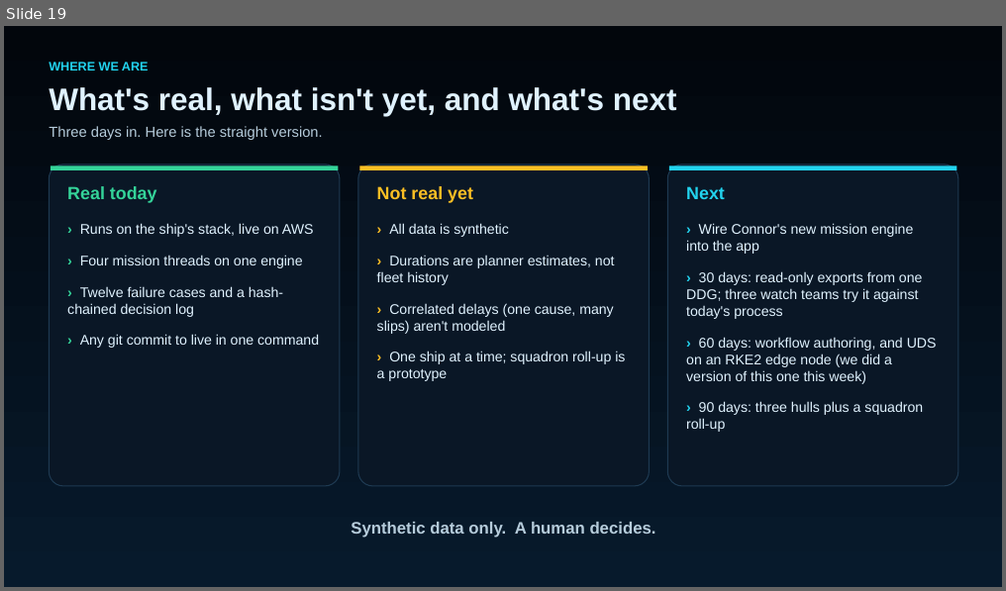
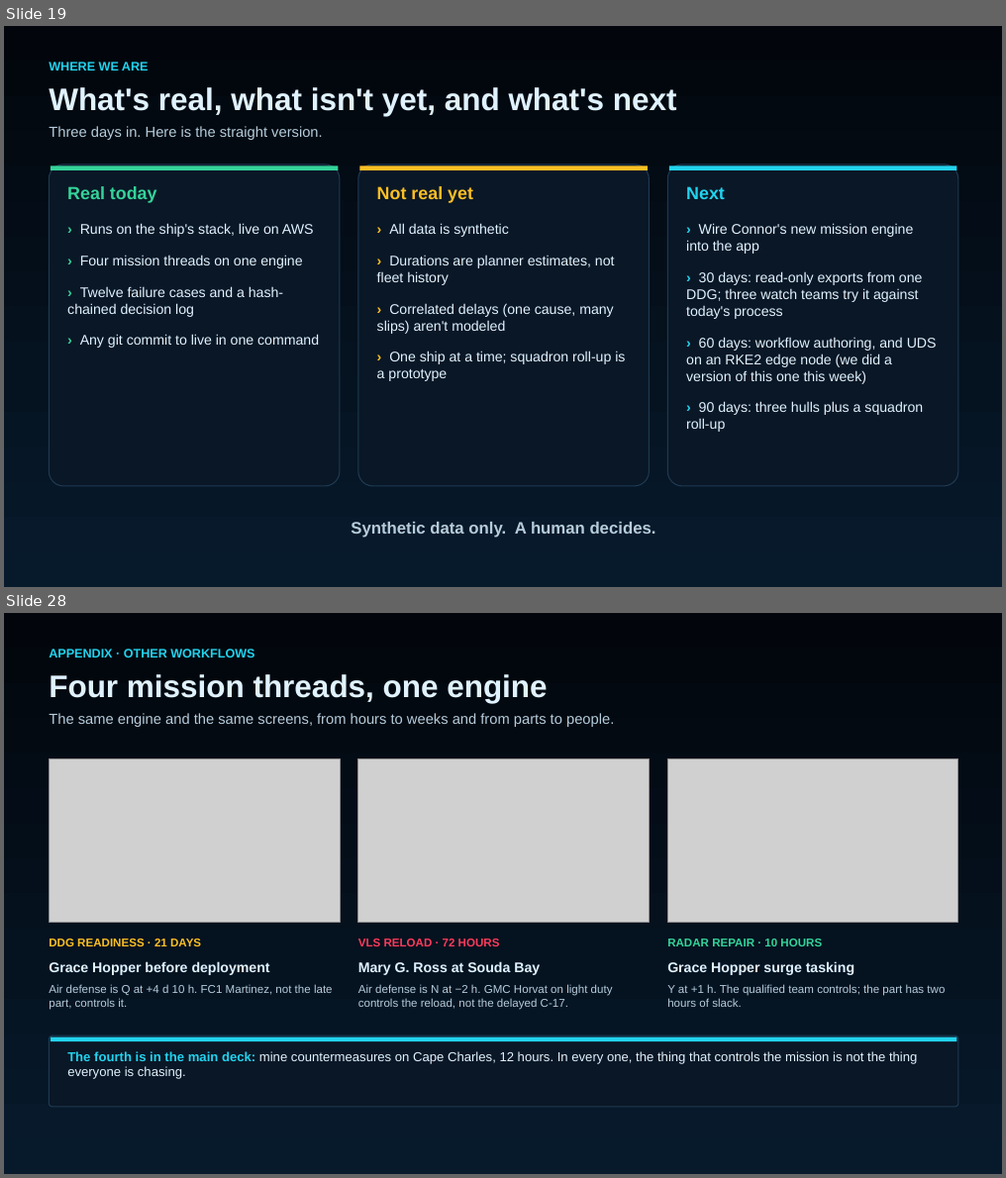
Before and after one commit to bschumacher-uncomn/HAWSIR, a slide deck: docs/slides/HAWSIR_this_week.pptx. Shown one above the other, each under a label of ours: slide 19 before the commit, slides 19 and 28 after it; the slides between them are not shown. The pictures are 1006x591 and 1006x1178 pixels, drawn with LibreOffice and Linux fonts; fonts in the diff are those of the drawing; grey boxes stand for pictures. Boxes give left, top, right and bottom in pixels: in the first picture for what was removed or moved away, otherwise in the second. Text is boxed around its words. In the diff, an @@ line names an element or a change of style, - is before the commit and + after.

Commit message:
Deck: appendix of app screenshots (fleet globe, what-if, Monte Carlo, horizon, theater, other threads)

```diff
--- a/docs/slides/HAWSIR_this_week.pptx
+++ b/docs/slides/HAWSIR_this_week.pptx
@@ slide 28 added at box(4, 613, 1002, 1174), background #FFFFFF @@
@@ rectangle added at box(4, 613, 1002, 1174), fill gradient #071A2C to #02060C @@
@@ text added at box(49, 649, 254, 658), 12 pt, text #22D3EE, bold @@
+APPENDIX · OTHER WORKFLOWS
@@ text added at box(49, 674, 547, 703), 30 pt, text #E0F2FE, bold @@
+Four mission threads, one engine
@@ text added at box(49, 713, 614, 727), 14 pt, text #B6CCDB @@
+The same engine and the same screens, from hours to weeks and from parts to people.
@@ picture added at box(49, 759, 340, 922) @@
@@ picture added at box(358, 759, 648, 922) @@
@@ picture added at box(668, 759, 958, 922) @@
@@ text added at box(49, 939, 201, 947), 11 pt, text #FBBF24, bold @@
+DDG READINESS · 21 DAYS
@@ text added at box(358, 939, 500, 947), 11 pt, text #FB3B5C, bold @@
+VLS RELOAD · 72 HOURS
@@ text added at box(667, 939, 822, 947), 11 pt, text #34D399, bold @@
+RADAR REPAIR · 10 HOURS
@@ text added at box(49, 961, 270, 975), 13.5 pt, text #E0F2FE, bold @@
+Grace Hopper before deployment
@@ text added at box(358, 961, 540, 975), 13.5 pt, text #E0F2FE, bold @@
+Mary G. Ross at Souda Bay
@@ text added at box(667, 961, 854, 975), 13.5 pt, text #E0F2FE, bold @@
+Grace Hopper surge tasking
@@ text added at box(49, 984, 333, 1010), 11 pt, text #B6CCDB @@
+Air defense is Q at +4 d 10 h. FC1 Martinez, not the late part, controls it.
@@ text added at box(358, 984, 613, 1010), 11 pt, text #B6CCDB @@
+Air defense is N at −2 h. GMC Horvat on light duty controls the reload, not the delayed C-17.
@@ text added at box(667, 984, 944, 1007), 11 pt, text #B6CCDB @@
+Y at +1 h. The qualified team controls; the part has two hours of slack.
@@ rounded rectangle added at box(49, 1036, 958, 1107), fill #0A1726, outline #1E3A52 1 pt @@
@@ rectangle added at box(51, 1038, 957, 1042), fill #22D3EE @@
@@ text added at box(67, 1052, 917, 1079), 12.5 pt, text #E0F2FE @@
+The fourth is in the main deck: mine countermeasures on Cape Charles, 12 hours. In every one, the thing that controls the mission is not the thing everyone is chasing.
```
Also in this commit, not shown: 8 other slides added, 3 other files.
